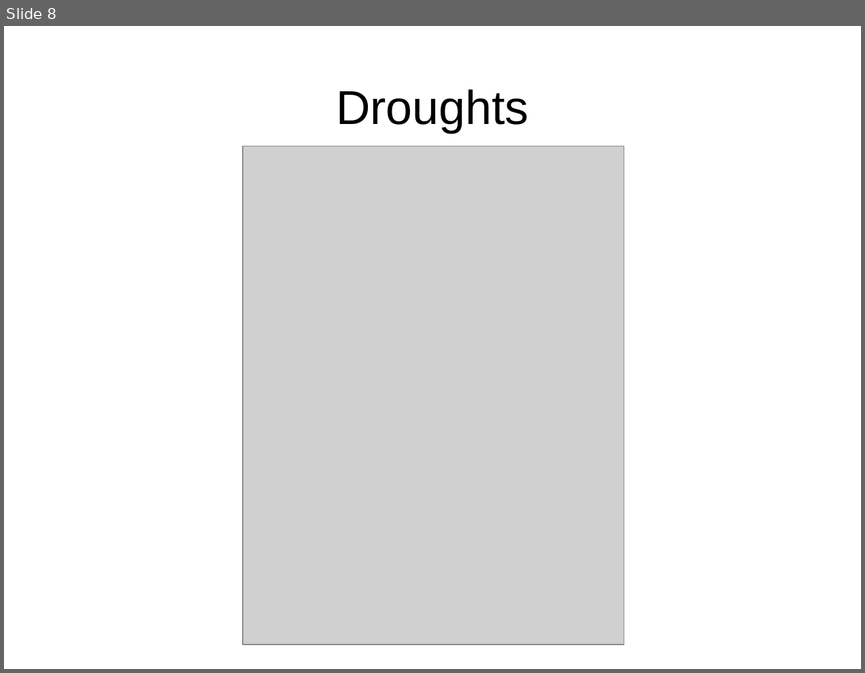
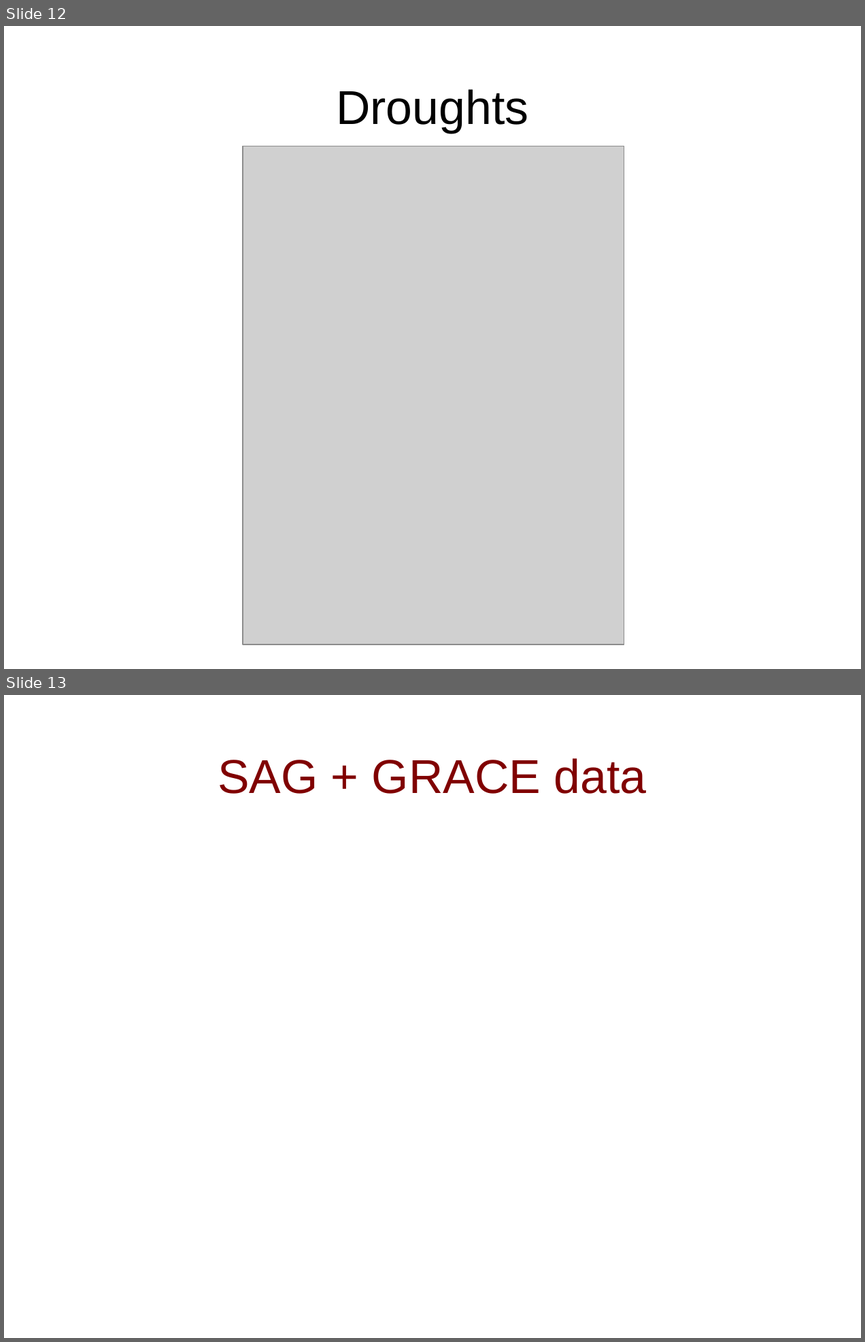
Before and after one commit to fvgatts/apresenta-o, a slide deck: presentation-TWSandGRACE.odp. Shown one above the other, each under a label of ours: slide 8 before the commit, slides 12 and 13 after it. The pictures are 865x673 and 865x1342 pixels, drawn with LibreOffice and Linux fonts; fonts in the diff are those of the drawing; grey boxes stand for pictures. Boxes give left, top, right and bottom in pixels: in the first picture for what was removed or moved away, otherwise in the second. Text is boxed around its words. In the diff, an @@ line names an element or a change of style, - is before the commit and + after.

Commit message:
Second draft - better explanation about GRACE data

```diff
--- a/presentation-TWSandGRACE.odp
+++ b/presentation-TWSandGRACE.odp
@@ slide 13 added at [4,695,861,1338], background #FFFFFF @@
@@ title added at [218,758,646,794], 44 pt, text #800000 @@
+SAG + GRACE data
@@ what was slide 8 is now slide 12 @@
```
Also in this commit, not shown: 2 slides changed, 4 other slides added.
